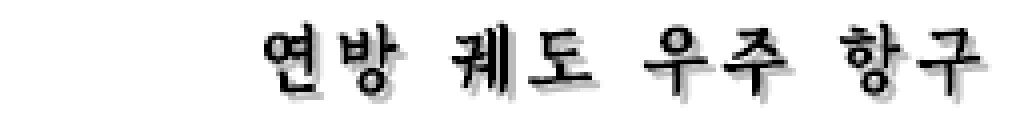
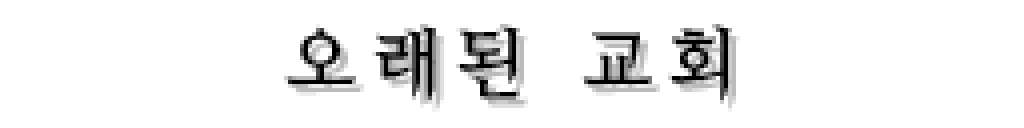
Layer changes from the first 1024×128 image to the second:
renamed "연방 궤도 우주 항구" to "오래된 교회", painted on it over 264, 20, 984, 104
hid "배경" over 264, 20, 992, 112
hid "레이어 1" over 264, 20, 992, 112
